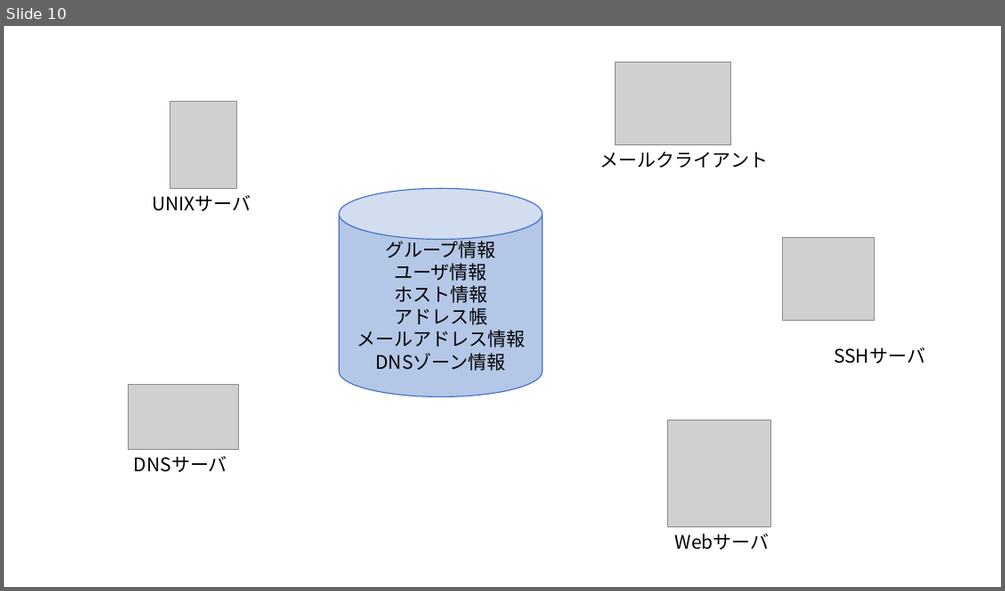
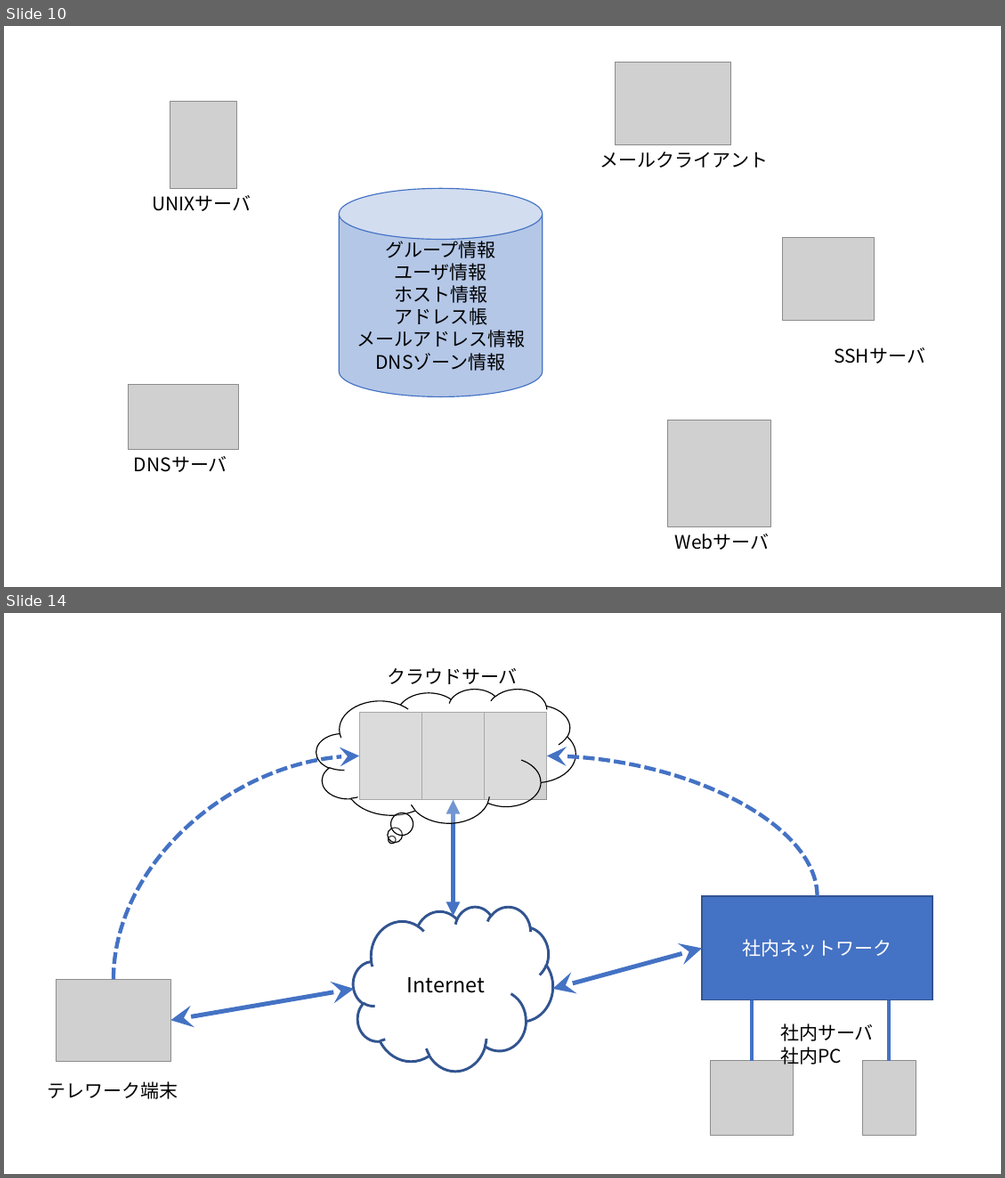
Before and after one commit to Alice-to-Bob/Graduate_School, a slide deck: SUBTHEME/graphs/network_archtecture.pptx. Shown one above the other, each under a label of ours: slide 10 before the commit, slides 10 and 14 after it; the slides between them are not shown. The pictures are 1005x591 and 1005x1178 pixels, drawn with LibreOffice and Linux fonts; fonts in the diff are those of the drawing; grey boxes stand for pictures. Boxes give left, top, right and bottom in pixels: in the first picture for what was removed or moved away, otherwise in the second. Text is boxed around its words. In the diff, an @@ line names an element or a change of style, - is before the commit and + after.

```diff
--- a/SUBTHEME/graphs/network_archtecture.pptx
+++ b/SUBTHEME/graphs/network_archtecture.pptx
@@ slide 14 added at [4,613,1001,1174], background #FFFFFF @@
@@ thought cloud added at [316,689,576,822], fill #FFFFFF at 25% opacity, outline #000000 1 pt @@
@@ text added at [387,668,518,684], 18 pt, text #000000 @@
+クラウドサーバ
@@ picture added at [359,712,422,800] @@
@@ picture added at [422,712,485,800] @@
@@ picture added at [484,712,547,800] @@
@@ curved arrow added from (113, 980) to (359, 755), #4472C4 3.75 pt dashed @@
@@ curved arrow added from (817, 896) to (547, 755), #4472C4 3.75 pt dashed @@
@@ double arrow added from (453, 800) to (453, 916), #4472C4 4.5 pt @@
@@ cloud added at [353,906,553,1070], fill #FFFFFF, outline #325491 2.5 pt, 20 pt, text #000000 @@
+Internet
@@ rectangle added at [702,896,932,1000], fill #4472C4, outline #325491 1 pt, 18 pt, text #FFFFFF @@
+社内ネットワーク
@@ double arrow added from (553, 989) to (702, 948), #4472C4 4.25 pt @@
@@ picture added at [57,980,170,1061] @@
@@ double arrow added from (170, 1020) to (354, 989), #4472C4 4.25 pt @@
@@ line added from (752, 1000) to (752, 1061), #4472C4 3.5 pt @@
@@ line added from (890, 1000) to (890, 1061), #4472C4 3.5 pt @@
@@ text added at [780,1023,874,1067], 18 pt, text #000000 @@
+社内サーバ
+社内PC
@@ picture added at [710,1061,793,1135] @@
@@ picture added at [863,1061,915,1135] @@
@@ text added at [48,1081,178,1099], 18 pt, text #000000 @@
+テレワーク端末
```
Also in this commit, not shown: 1 slide changed, 5 other slides added, 15 other files.
